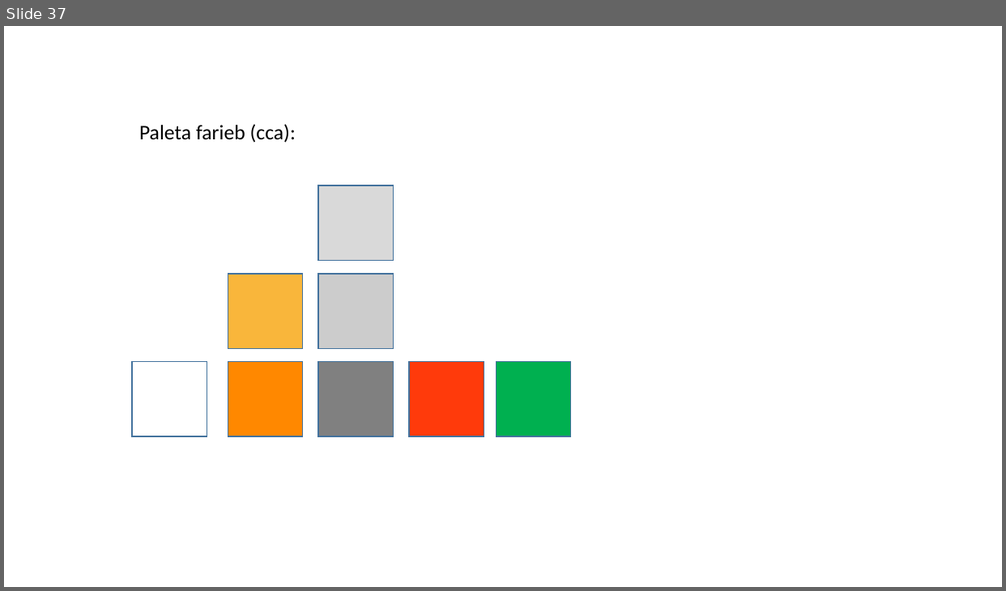
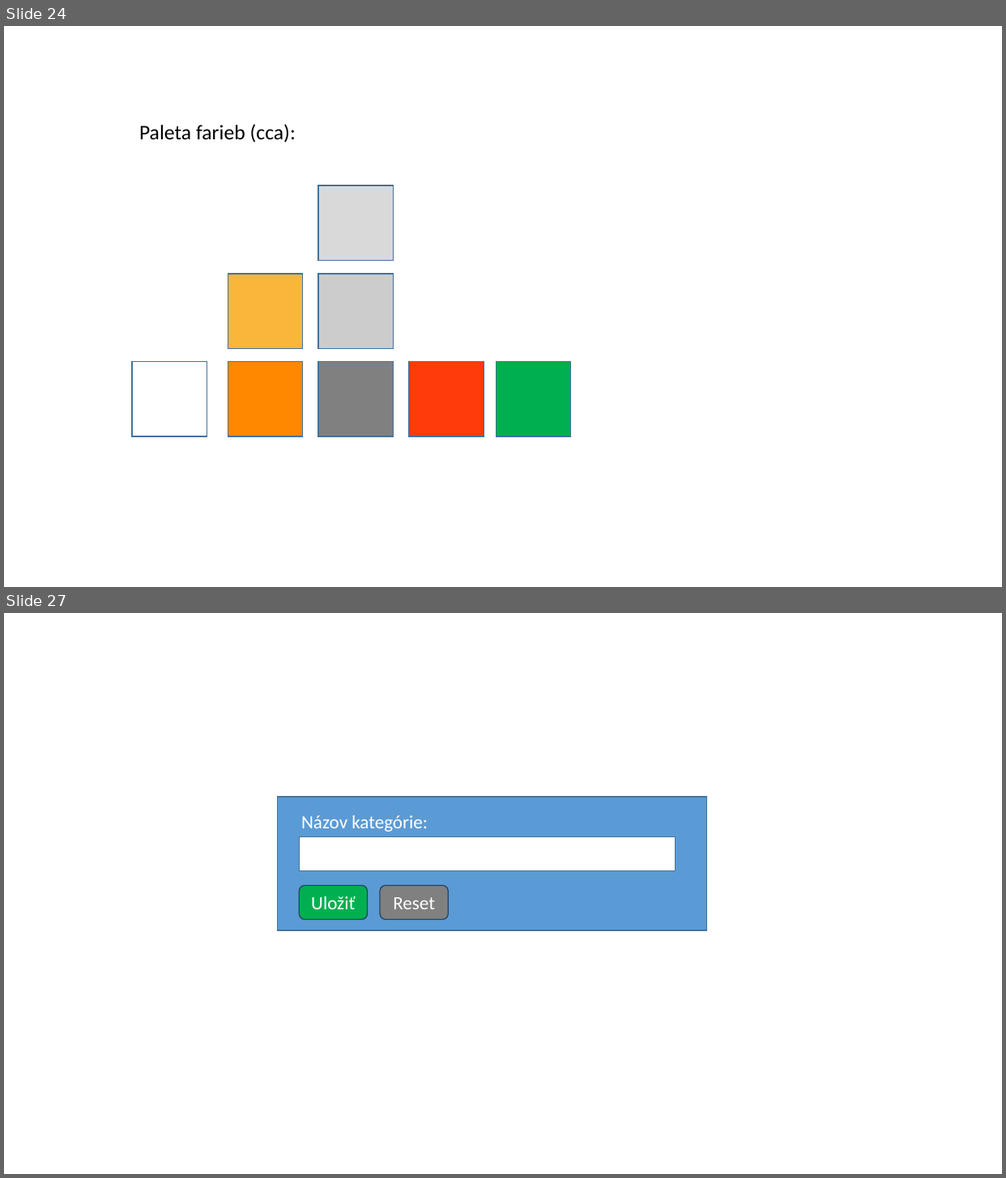
Before and after one commit to milantru/ServIS, a slide deck: docs/B-Servis WebApp UI koncept.pptx. Shown one above the other, each under a label of ours: slide 37 before the commit, slides 24 and 27 after it; the slides between them are not shown. The pictures are 1006x591 and 1006x1178 pixels, drawn with LibreOffice and Linux fonts; fonts in the diff are those of the drawing. Boxes give left, top, right and bottom in pixels: in the first picture for what was removed or moved away, otherwise in the second. Text is boxed around its words. In the diff, an @@ line names an element or a change of style, - is before the commit and + after.

```diff
--- a/docs/B-Servis WebApp UI koncept.pptx
+++ b/docs/B-Servis WebApp UI koncept.pptx
@@ slide 27 added at box(4, 613, 1002, 1174), background #FFFFFF @@
@@ rectangle added at box(277, 797, 707, 931), fill #5B9BD5, outline #43739E 1 pt @@
@@ text added at box(301, 815, 428, 832), 18 pt, text #FFFFFF @@
+Názov kategórie:
@@ rectangle added at box(299, 837, 675, 871), fill #FFFFFF, outline #43739E 1 pt @@
@@ rounded rectangle added at box(299, 885, 367, 920), fill #00B050, outline #28445D 1 pt, 18 pt, text #FFFFFF @@
+Uložiť
@@ rounded rectangle added at box(380, 885, 448, 920), fill #808080, outline #28445D 1 pt, 18 pt, text #FFFFFF @@
+Reset
@@ what was slide 37 is now slide 24 @@
```
Also in this commit, not shown: 7 slides changed, 29 other slides added, 25 slides removed, 47 other files.
